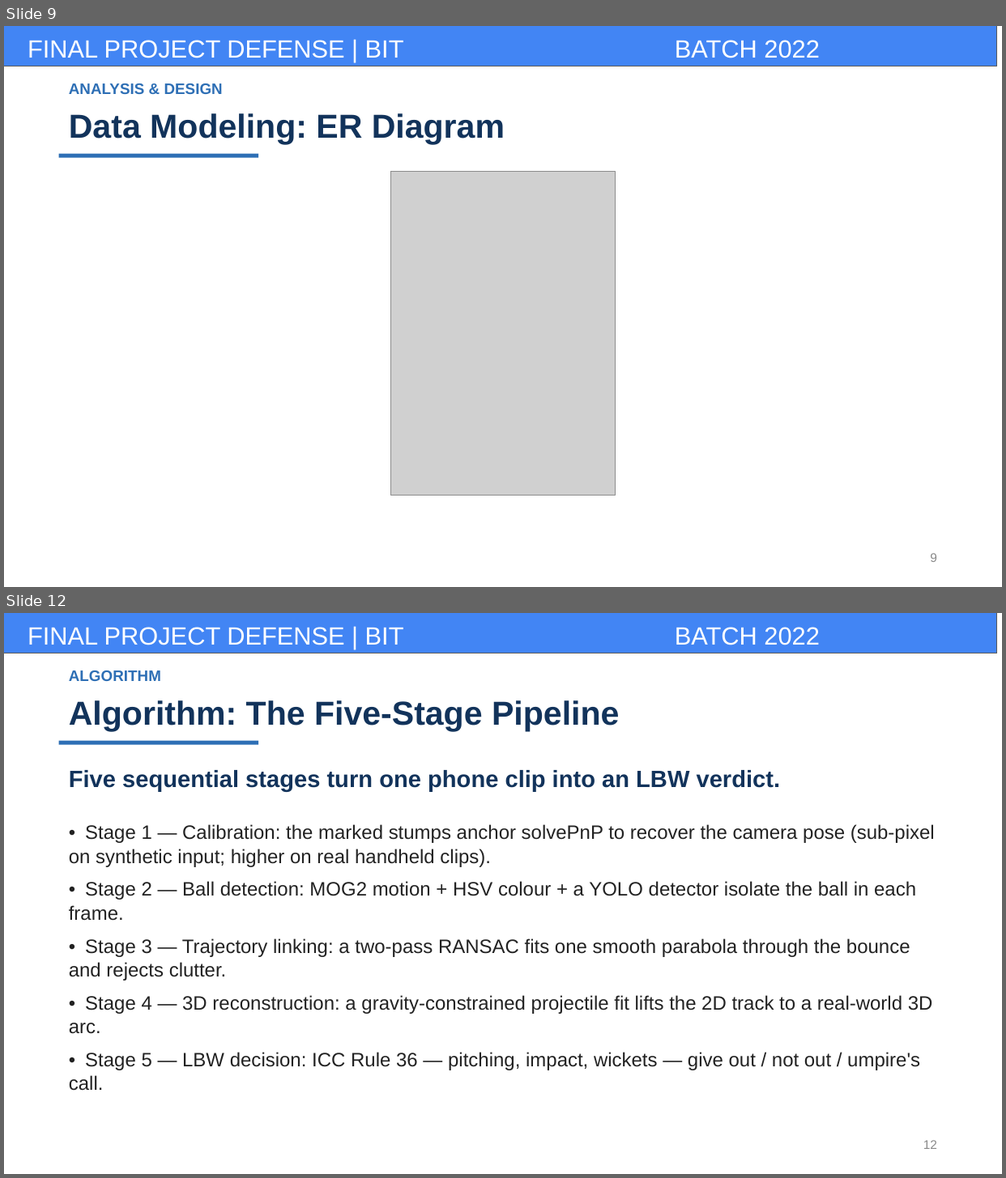
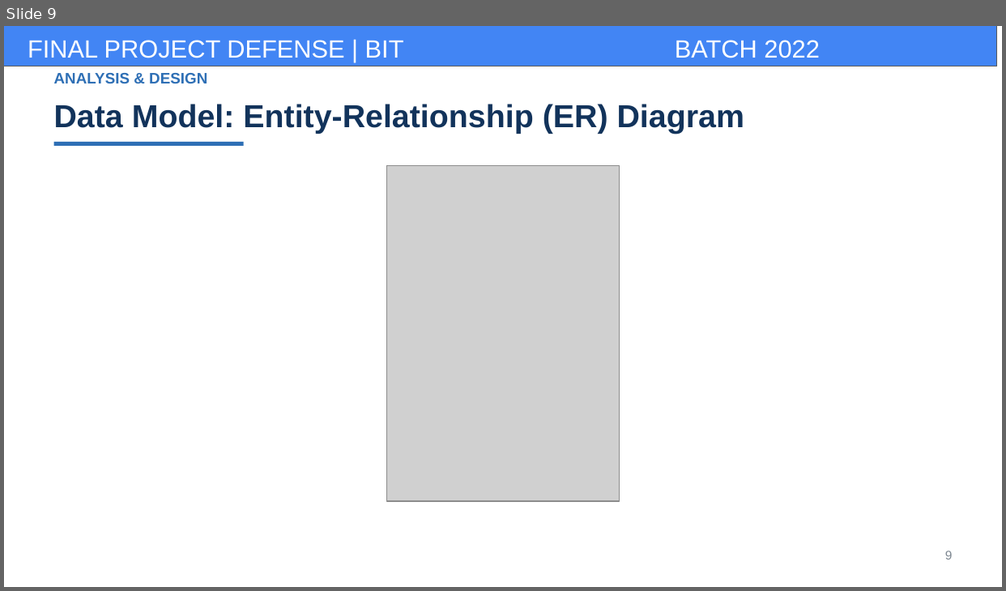
Before and after one commit to kafle1/pocket-drs, a slide deck: dump/report_docs/pocketdrs_presentation.pptx. Shown one above the other, each under a label of ours: slides 9 and 12 before the commit, slide 9 after it; the slides between them are not shown. The pictures are 1006x1178 and 1006x591 pixels, drawn with LibreOffice and Linux fonts; fonts in the diff are those of the drawing; grey boxes stand for pictures; background and template pictures are left out. Boxes give left, top, right and bottom in pixels: in the first picture for what was removed or moved away, otherwise in the second. Text is boxed around its words. In the diff, an @@ line names an element or a change of style, - is before the commit and + after.

```diff
--- a/dump/report_docs/pocketdrs_presentation.pptx
+++ b/dump/report_docs/pocketdrs_presentation.pptx
@@ slide 12 removed at <box>4,613,1002,1174</box>, background #FFFFFF; not listed: 3 template elements that a slide beside it also shows @@
@@ text removed at <box>69,671,161,681</box> @@
-ALGORITHM
@@ text removed at <box>69,700,619,731</box> @@
-Algorithm: The Five-Stage Pipeline
@@ rectangle removed at <box>59,741,258,745</box> @@
@@ text removed at <box>69,770,781,791</box> @@
-Five sequential stages turn one phone clip into an LBW verdict.
@@ text removed at <box>69,824,935,1091</box> @@
-• Stage 1 — Calibration: the marked stumps anchor solvePnP to recover the camera pose (sub-pixel on synthetic input; higher on real handheld clips).
-• Stage 2 — Ball detection: MOG2 motion + HSV colour + a YOLO detector isolate the ball in each frame.
-• Stage 3 — Trajectory linking: a two-pass RANSAC fits one smooth parabola through the bounce and rejects clutter.
-• Stage 4 — 3D reconstruction: a gravity-constrained projectile fit lifts the 2D track to a real-world 3D arc.
-• Stage 5 — LBW decision: ICC Rule 36 — pitching, impact, wickets — give out / not out / umpire's call.
@@ text removed at <box>923,1140,937,1149</box> @@
-12
@@ slide 9 changed as well @@
@@ text "ANALYSIS & DESIGN": place and size @@
-text "ANALYSIS & DESIGN" at <box>69,84,223,94</box>
+text "ANALYSIS & DESIGN" at <box>54,73,207,84</box>
@@ text "ANALYSIS & DESIGN" at <box>54,73,207,84</box>: line spacing 1 to 1.04 @@
@@ text at <box>54,104,744,133</box>: text changed; size 24 to 23 pt @@
-Data Modeling: ER Diagram
+Data Model: Entity-Relationship (ER) Diagram
@@ rectangle: place and size @@
-rectangle at <box>59,154,258,158</box>
+rectangle at <box>54,142,244,146</box>
@@ picture: place and size @@
-picture at <box>390,172,615,496</box>
+picture at <box>386,165,619,502</box>
@@ text "9" at <box>945,551,953,560</box>: text colour #8A8A8A to #7C8690; line spacing 1 to 1.04 @@
```
Also in this commit, not shown: 11 other slides changed, 10 slides added, 7 other slides removed, 39 other files.
